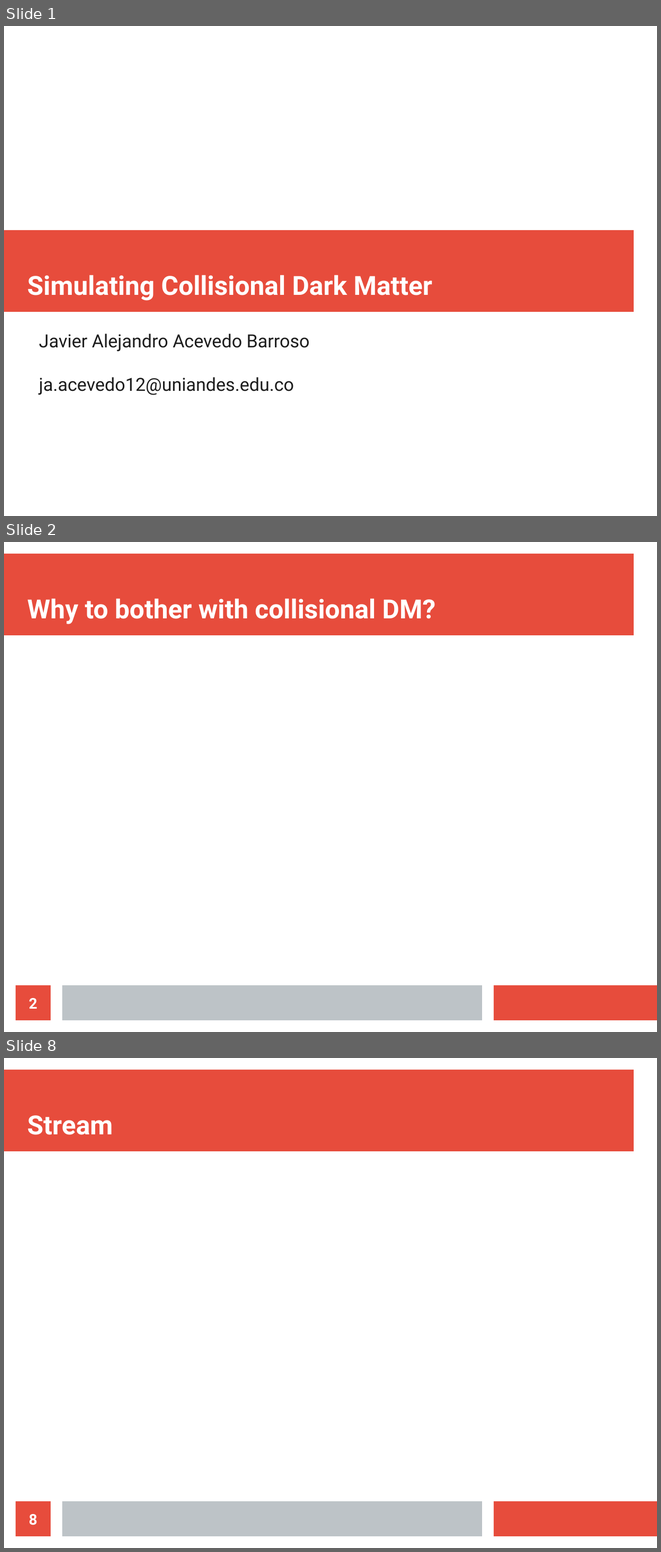
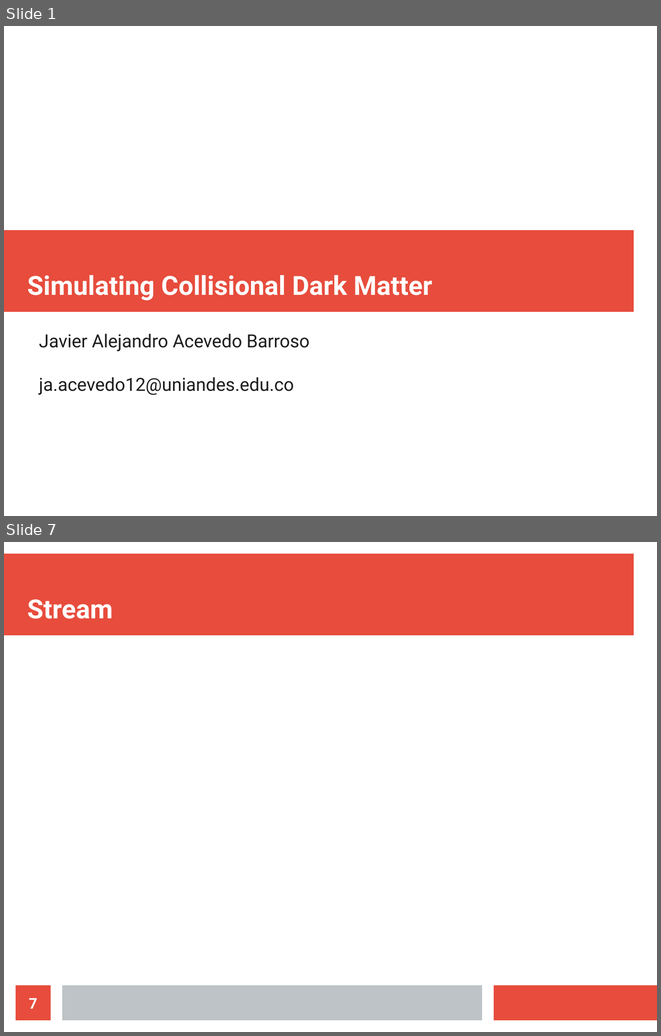
Before and after one commit to ClarkGuilty/2018, a slide deck: MOCa/diap.odp. Shown one above the other, each under a label of ours: slides 1, 2 and 8 before the commit, slides 1 and 7 after it; the slides between them are not shown. The pictures are 661x1552 and 661x1036 pixels, drawn with LibreOffice and Linux fonts; fonts in the diff are those of the drawing. Boxes give left, top, right and bottom in pixels: in the first picture for what was removed or moved away, otherwise in the second. Text is boxed around its words. In the diff, an @@ line names an element or a change of style, - is before the commit and + after.

```diff
--- a/MOCa/diap.odp
+++ b/MOCa/diap.odp
@@ slide 2 removed at (4, 542, 657, 1032), background #FFFFFF; not listed: 3 template elements that a slide beside it also shows @@
@@ title removed at (27, 598, 436, 624) @@
-Why to bother with collisional DM?
@@ page number removed at (16, 985, 51, 1020) @@
-2
@@ what was slide 8 is now slide 7 @@
@@ page number at (29, 998, 37, 1008): text changed @@
-8
+7
```
Also in this commit, not shown: 4 slides changed, 3 slides added, 2 other slides removed, 14 other files.
